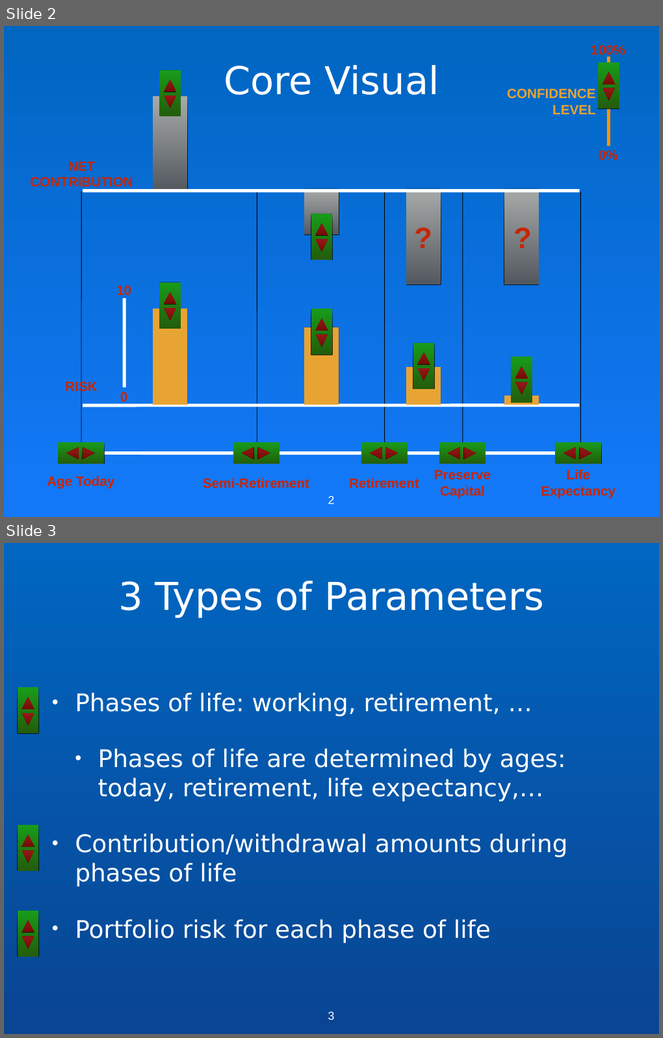
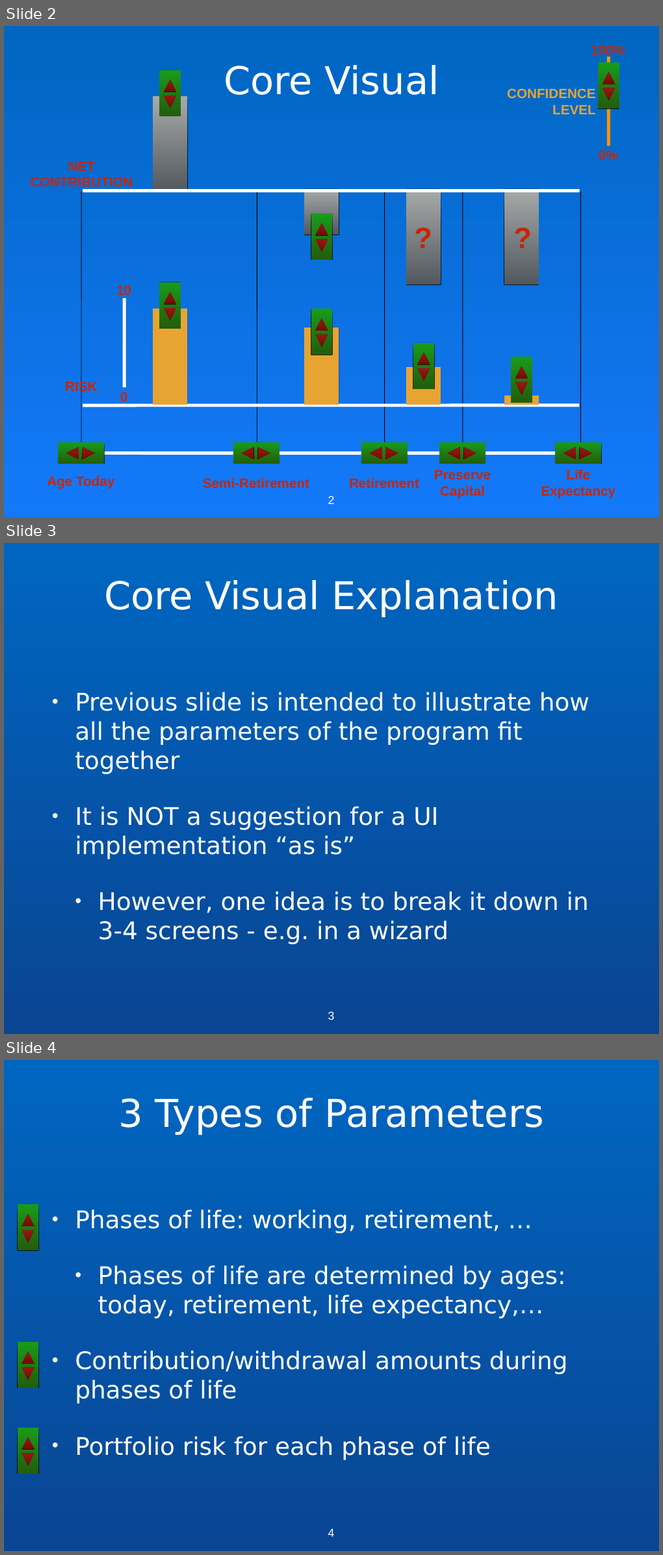
Before and after one commit to nfraenkel/Peace-of-Mind, a slide deck: Core Visual.ppt. Shown one above the other, each under a label of ours: slides 2 and 3 before the commit, slides 2, 3 and 4 after it. The pictures are 663x1038 and 663x1555 pixels, drawn with LibreOffice and Linux fonts; fonts in the diff are those of the drawing. Boxes give left, top, right and bottom in pixels: in the first picture for what was removed or moved away, otherwise in the second. Text is boxed around its words. In the diff, an @@ line names an element or a change of style, - is before the commit and + after.

```diff
--- a/Core Visual.ppt
+++ b/Core Visual.ppt
@@ slide 3 added at bbox=[4, 543, 659, 1034], background gradient #0066C1 to #094593 @@
@@ title added at bbox=[104, 580, 558, 618], 60 pt, text #FFFFFF @@
+Core Visual Explanation
@@ text added at bbox=[75, 692, 590, 945], 38 pt, text #FFFFFF @@
+• Previous slide is intended to illustrate how all the parameters of the program fit together
+• It is NOT a suggestion for a UI implementation “as is”
+  • However, one idea is to break it down in 3-4 screens - e.g. in a wizard
@@ page number added at bbox=[325, 1009, 337, 1028], 18 pt, text #FFFFFF @@
+3
@@ what was slide 3 is now slide 4 @@
@@ page number at bbox=[328, 1529, 335, 1537]: text changed @@
-3
+4
```
Also in this commit, not shown: 1 slide changed, 1 other slide added, 5 other files.
